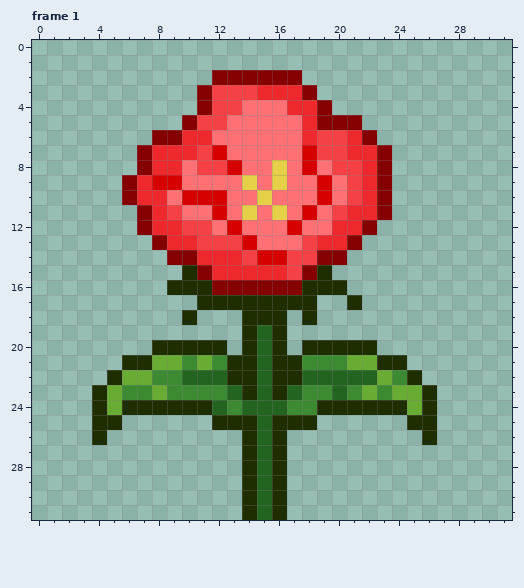
Two versions of one animated GIF sprite, assets/drawable/flower_blooming.gif. Above, as it was before the edit.
The file is 96x96 pixels, drawn in blocks of 3x3; one block is one cell here. Shown: frame 1. The commit also changed other frames, which this record leaves out.
The result:
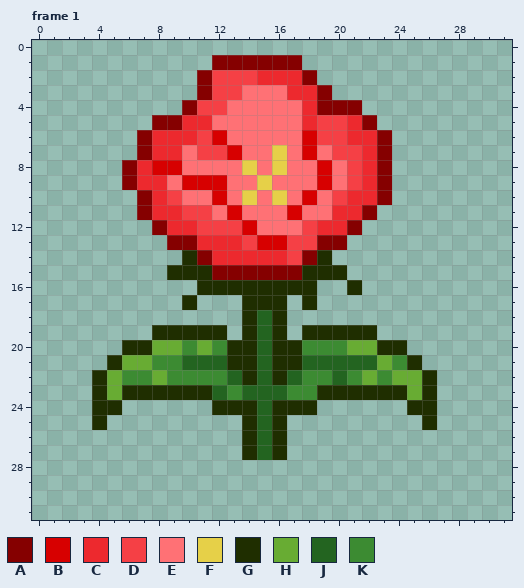
Palette (. is transparent): A #850000  B #d70000  C #ed292e  D #f54045  E #ff7175  F #e6d048  G #1f2e00  H #68ac33  J #236420  K #3c8b32
Changes in this commit:
Changed rows in their new state; - is an unchanged pixel.
Frame 1:
first column x 4:
 1 --------AAAAAA---------
 2 -------ADDDCCCA--------
 3 ----------EEE-CA-------
 4 ------AD-E---E--AA-----
 5 ----AACCE------DDCA----
 6 ---ACC-DB-----B---CA---
 7 ------E-DB--F--E-D-----
 8 --ACBB-EEEF---EBE------
 9 ----CEBBB-EFE----------
10 --.A-DEE--FEF-BEDC-----
11 -----CDDEBE-EBE-C-A.---
12 ---.A-C-DDB--EDC-A.----
13 ----.AACCCDBBD-AA.-----
14 -----.GA--CCC-AG.------
15 -----G-GAAAAAAG-G------
16 -----..-GGGGGG-..G-----
17 ------G...---.---.-----
18 ------.----J--.--------
19 ----GGGGG-----GGGGG----
20 --GGHHKHKG---GKKKHHGG--
21 -GHHKKJJJ-----JJJJJHKG-
22 GHKKH-KKKJ---JKK-KHKHHG
23 --GGGGGGJKJ-JK-GGGGGG--
24 -G......GGG-GGG......G-
25 -.------..---..------.-
26 .---------------------.
28 ----------...----------
29 ----------...----------
30 ----------...----------
31 ----------...----------
Boxes around the changes in both pictures, in picture pixels (x1, y1, x2, y2):
changed: (92, 55, 437, 520)
